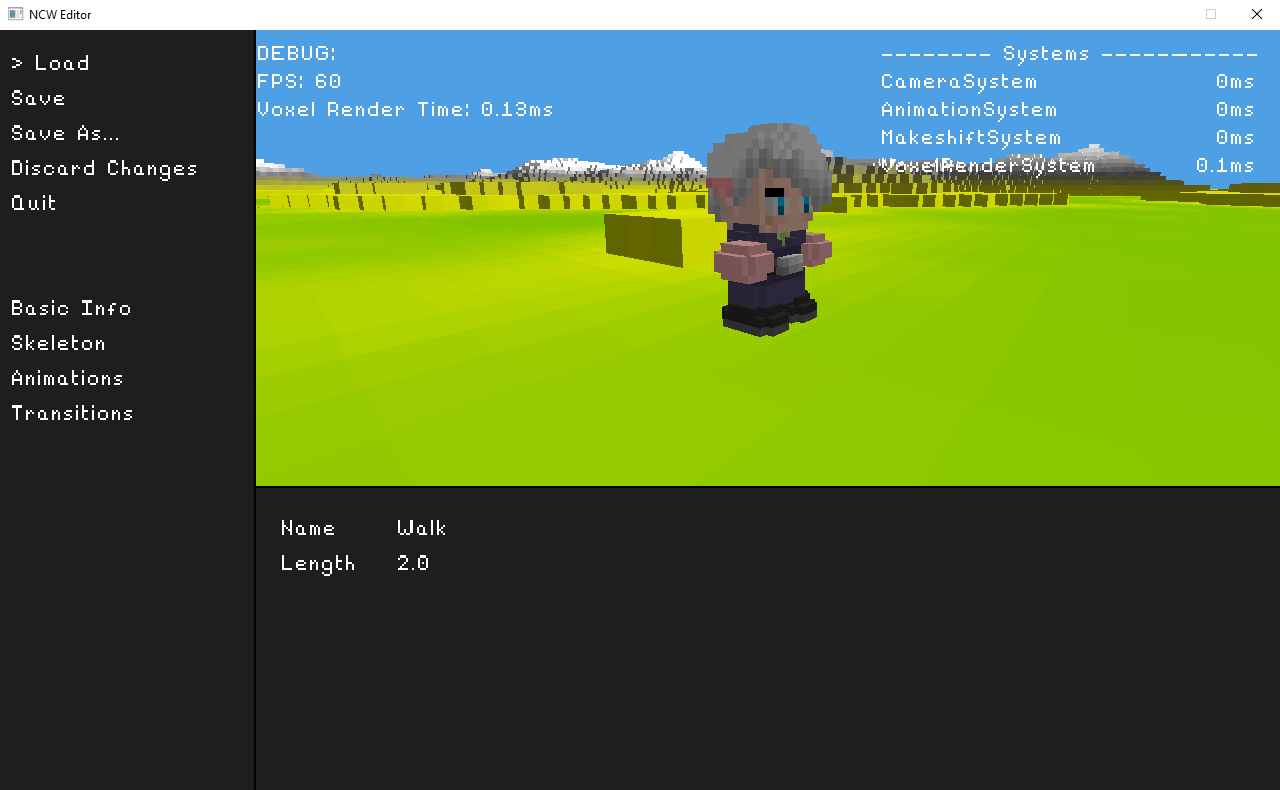
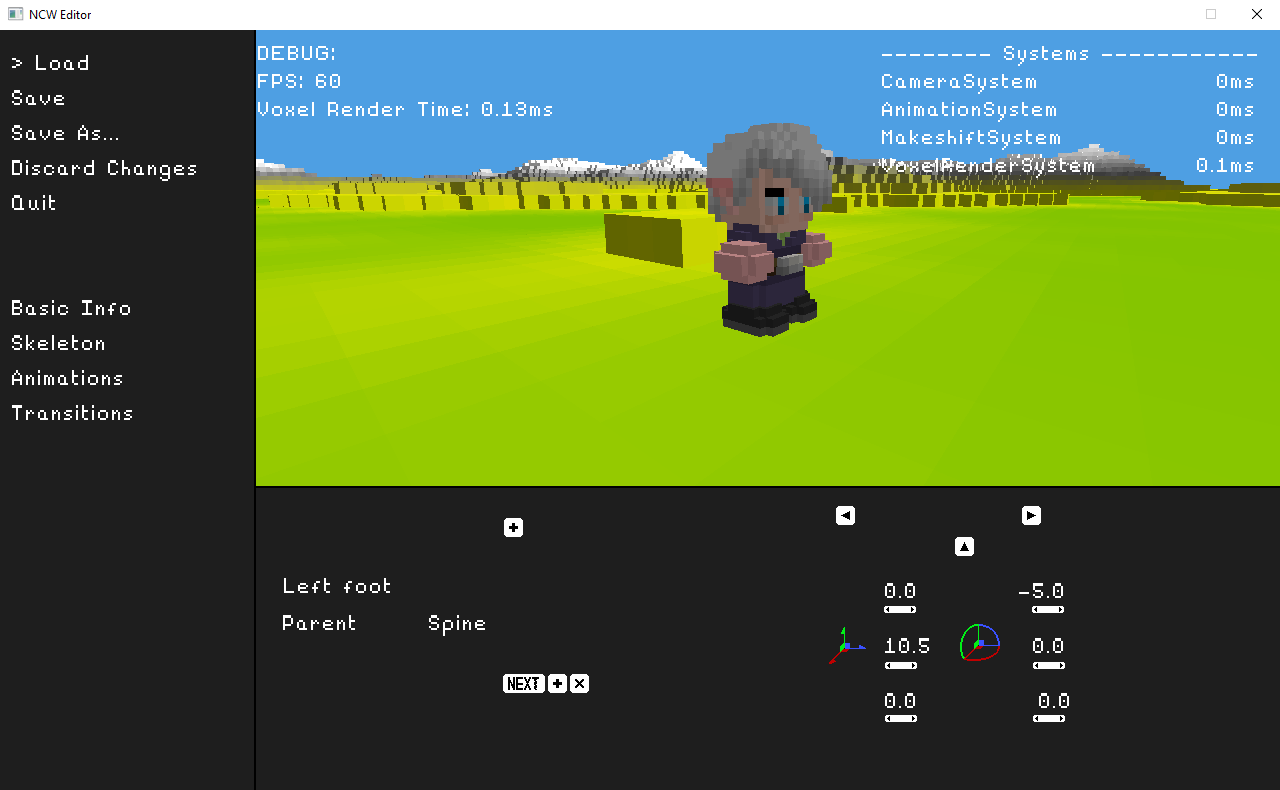
Layers edited between the first and the second (1280, 790) image:
renamed "Info" to "Keyframe info", moved it into group "Animation", painted on it over (282, 520, 445, 636)
added group "Skeleton" with 4 layers above "Pasted Layer" over (283, 506, 1069, 722)
added layer "Keyframe Layer #1" in group "Skeleton" over (503, 506, 1065, 722)
added layer "Bone Name #1" in group "Skeleton" over (284, 578, 390, 593)
added layer "Bone info #2" in group "Skeleton" over (885, 583, 1069, 708)
added layer "Bone info #3" in group "Skeleton" over (283, 615, 485, 636)
